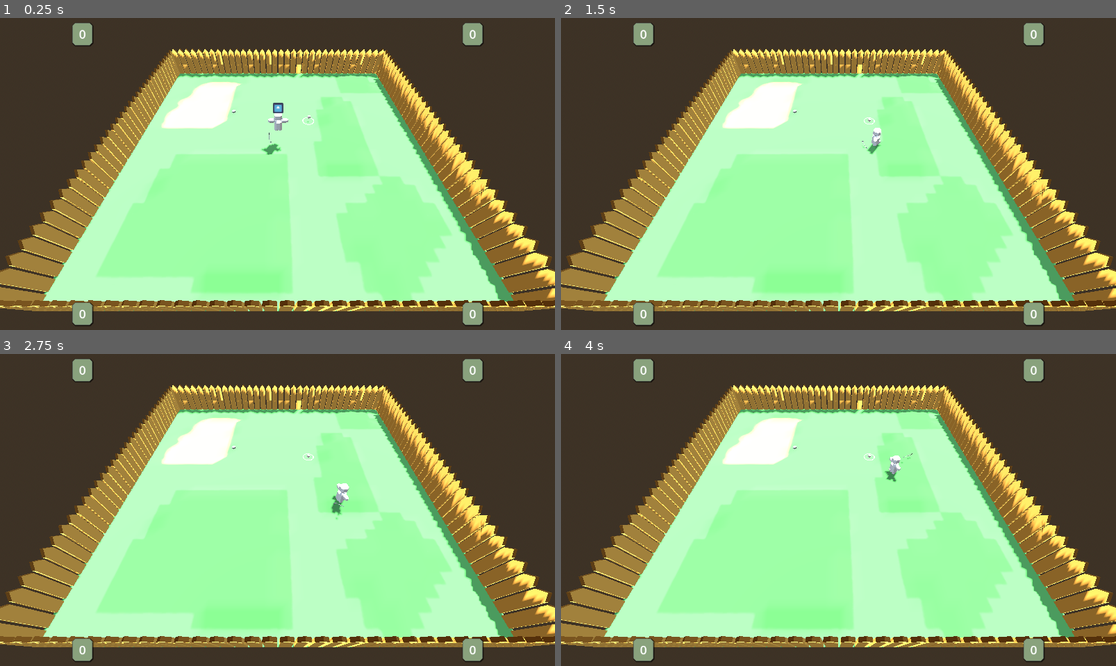
Above: before the commit, frames 1-4 (two rows, left to right).
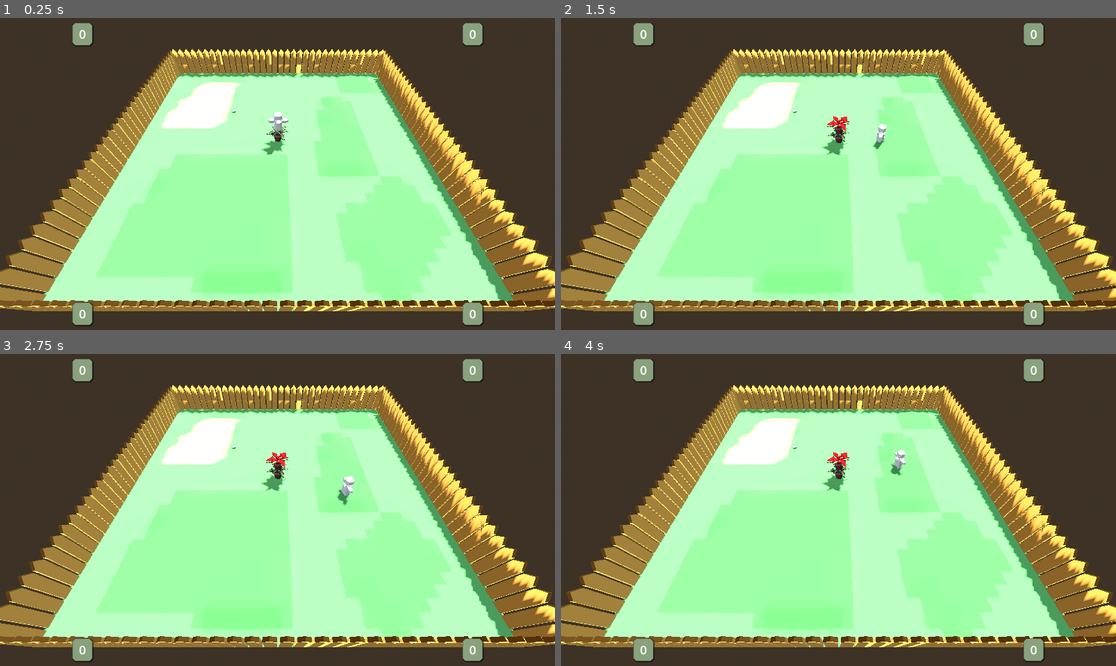
Above: after the commit, the same moments.

Repository: ronincampbell/GDS2Project
Game: Godot game, scene res://maps/test_map.tscn
The game is run twice, just before and just after one commit, with the same random seed, the same clock (stepped at 60 frames per second) and the same inputs. The engine's default icon, where the game draws it, is replaced by a stand-in: a white triangle on a blue panel in a dark square.
Inputs:
- Up to frame 1 (0.25 s): no input
- Up to frame 2 (1.5 s): tap Enter (ui_accept) at 0.5, 0.77 s; hold D (PlayerRight) 0.53-1.28 s; hold E (PlayerInteract) 0.53-1.28 s; hold S (PlayerDown) from 1.28 s (still down); tap E (PlayerInteract) at 1.35 s
- Up to frame 3 (2.75 s): tap Enter (ui_accept) at 1.52 s; release S (PlayerDown) at 2.03 s; hold D (PlayerRight) from 2.03 s (still down); hold E (PlayerInteract) from 2.03 s (still down)
- Up to frame 4 (4 s): release D (PlayerRight) at 2.78 s; release E (PlayerInteract) at 2.78 s; hold W (PlayerUp) 2.78-3.53 s; tap E (PlayerInteract) at 2.85 s; tap Enter (ui_accept) at 3.02, 3.77 s; hold A (PlayerLeft) from 3.53 s (still down); hold E (PlayerInteract) from 3.53 s (still down)

The runs differ from the first frame. In frame 1, 0.2% of the frame differs, in the area x 47-57%, y 27-43%; in frame 2, 0.5%; in frame 3, 0.6%, in the area x 47-64%, y 31-54%; in frame 4, 0.6%.

Commit message:
Obstacles turn red when unable to place
As a player, I want to be able to place props before the game begins so that I can design the course how I want it

Diff:
--- a/Props/Previews/prop_plant_preview.tscn
+++ b/Props/Previews/prop_plant_preview.tscn
@@ -1,7 +1,8 @@
-[gd_scene load_steps=4 format=3 uid="uid://c8aq45iifrr40"]
+[gd_scene load_steps=5 format=3 uid="uid://c8aq45iifrr40"]
 
 [ext_resource type="Script" uid="uid://cw12fojcrae78" path="res://scripts/Props/prop_preview.gd" id="1_ar6eg"]
 [ext_resource type="PackedScene" uid="uid://bc60wvr4fp7ya" path="res://models/prop/pot_plant/prop_plant.gltf" id="2_f5svn"]
+[ext_resource type="PackedScene" uid="uid://cc0op43qj4n5" path="res://models/prop/pot_plant/prop_plant_preview_can't_place.tscn" id="3_f5svn"]
 
 [sub_resource type="CapsuleShape3D" id="CapsuleShape3D_ar6eg"]
 height = 1.13846
@@ -41,5 +42,8 @@
 transform = Transform3D(1, 0, 0, 0, 1, 0, 0, 0, 1, 0, 0.314841, 0)
 target_position = Vector3(0, 0, 0.8)
 
+[node name="blockbench_export2" parent="." instance=ExtResource("3_f5svn")]
+visible = false
+
 [connection signal="body_entered" from="Area3D" to="." method="_on_body_entered"]
 [connection signal="body_exited" from="Area3D" to="." method="_on_body_exited"]
--- a/maps/test_map.tscn
+++ b/maps/test_map.tscn
@@ -35,7 +35,6 @@
 
 [node name="TestMap" type="Node3D"]
 script = ExtResource("1_cabd0")
-skip_placing = true
 
 [node name="WorldEnvironment" type="WorldEnvironment" parent="."]
 environment = SubResource("Environment_cabd0")
--- /dev/null
+++ b/models/prop/pot_plant/prop_plant_preview_can't_place.tscn
@@ -0,0 +1,36 @@
+[gd_scene load_steps=3 format=3 uid="uid://cc0op43qj4n5"]
+
+[ext_resource type="PackedScene" uid="uid://bc60wvr4fp7ya" path="res://models/prop/pot_plant/prop_plant.gltf" id="1_f6sxs"]
+[ext_resource type="Material" path="res://Props/prop_preview_material.tres" id="2_vrfm4"]
+
+[node name="blockbench_export" instance=ExtResource("1_f6sxs")]
+
+[node name="pot" parent="Node" index="0"]
+material_override = ExtResource("2_vrfm4")
+
+[node name="beveled_cuboid" parent="Node/Leaves/bigLeaf" index="0"]
+material_override = ExtResource("2_vrfm4")
+
+[node name="beveled_cuboid2" parent="Node/Leaves/leaf" index="0"]
+material_override = ExtResource("2_vrfm4")
+
+[node name="beveled_cuboid3" parent="Node/Leaves/leaf8" index="0"]
+material_override = ExtResource("2_vrfm4")
+
+[node name="beveled_cuboid4" parent="Node/Leaves/leaf9" index="0"]
+material_override = ExtResource("2_vrfm4")
+
+[node name="beveled_cuboid6" parent="Node/Leaves/midLeaf" index="1"]
+material_override = ExtResource("2_vrfm4")
+
+[node name="beveled_cuboid7" parent="Node/Leaves/midLeaf2" index="0"]
+material_override = ExtResource("2_vrfm4")
+
+[node name="beveled_cuboid8" parent="Node/Leaves/midLeaf3" index="0"]
+material_override = ExtResource("2_vrfm4")
+
+[node name="beveled_cuboid9" parent="Node/Leaves/bgiLeaf1" index="1"]
+material_override = ExtResource("2_vrfm4")
+
+[node name="beveled_cuboid10" parent="Node/Leaves/bigLeaf2" index="1"]
+material_override = ExtResource("2_vrfm4")
--- a/scripts/Props/prop_preview.gd
+++ b/scripts/Props/prop_preview.gd
@@ -4,6 +4,7 @@
 @export var side_raycasts: Array[RayCast3D]
 var prop: PackedScene = preload("res://Props/prop_plant.tscn")
 @onready var model: Node3D = $blockbench_export
+@onready var model_cannot_place = $blockbench_export2
 var in_area: int = 0
 var can_place: bool = true
 
@@ -80,17 +81,18 @@
 		_rotate += Vector3(0, -delta*rotate_speed, 0)
 
 	model.rotation += _rotate
+	model_cannot_place.rotation = model.rotation
 
 
 func _on_body_entered(_body: Node3D) -> void:
 	in_area += 1
 	can_place = false
-	#Turn on red shader here
-	print_debug("in_area: " + str(in_area))
+	model.hide()
+	model_cannot_place.show()
 
 func _on_body_exited(_body: Node3D) -> void:
 	in_area -= 1
 	if in_area < 1:
 		can_place = true
-		#Turn off red shader here
-	print_debug("in_area: " + str(in_area))
+		model.show()
+		model_cannot_place.hide()
--- a/scripts/game_manager.gd
+++ b/scripts/game_manager.gd
@@ -22,7 +22,6 @@
 			mode = "playing"
 			_place_object(golf_ball, Vector3(2.4, 0.7, -2.3))
 			_place_object(golf_club, Vector3(-0.6, 0.6, 0.4))
-			print_debug("Objects placed")
 
 		if !player1_obstacle_in_scene:
 			_place_object(prop_preview, Vector3(0, 1.2, 0))
Not shown: 1 places in Props/prop_preview_material_shader.tres that only renumber resources
